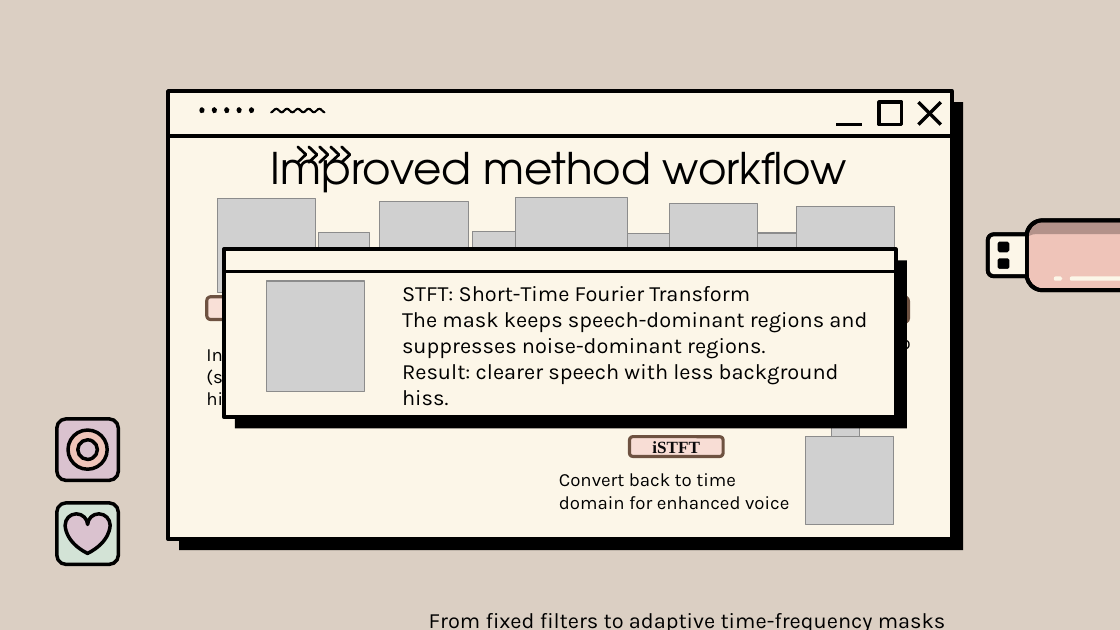
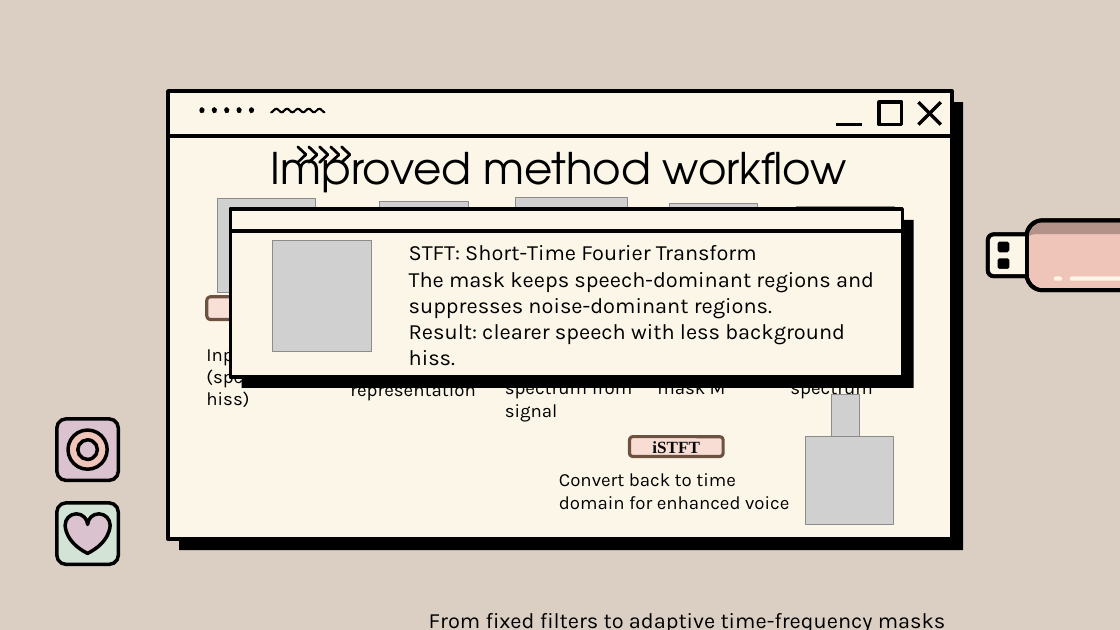
Before and after one commit to Xiejz959/2026-Signal-System-Pres, a slide deck: slide 18 of Slide/Slide_draft_4.0.pptx. Drawn at 1120x630 pixels with LibreOffice and Linux fonts; fonts in the diff are those of the drawing; grey boxes stand for pictures; background and template pictures are left out. Boxes give left, top, right and bottom in pixels: in the first picture for what was removed or moved away, otherwise in the second. Text is boxed around its words. In the diff, an @@ line names an element or a change of style, - is before the commit and + after.

```diff
--- a/Slide/Slide_draft_4.0.pptx
+++ b/Slide/Slide_draft_4.0.pptx
@@ 2 rounded rectangles, 1 picture, 1 text, 1 line moved together from (x1=224, y1=249, x2=907, y2=428) to (x1=231, y1=208, x2=914, y2=388) @@
@@ picture removed at (x1=319, y1=233, x2=371, y2=261) @@
@@ picture removed at (x1=473, y1=231, x2=524, y2=259) @@
@@ picture removed at (x1=620, y1=234, x2=672, y2=262) @@
@@ picture removed at (x1=754, y1=233, x2=805, y2=261) @@
@@ rounded rectangle removed at (x1=796, y1=297, x2=908, y2=323) @@
-Apply mask
@@ text added at (x1=350, y1=335, x2=488, y2=401), 12 pt, text #000000 @@
+Convert to time-frequency representation
@@ text added at (x1=657, y1=333, x2=758, y2=399), 12 pt, text #000000 @@
+Compute wiener style mask M
```
Also in this commit, not shown: 4 other slides changed, 1 slide added, 1 other file.
